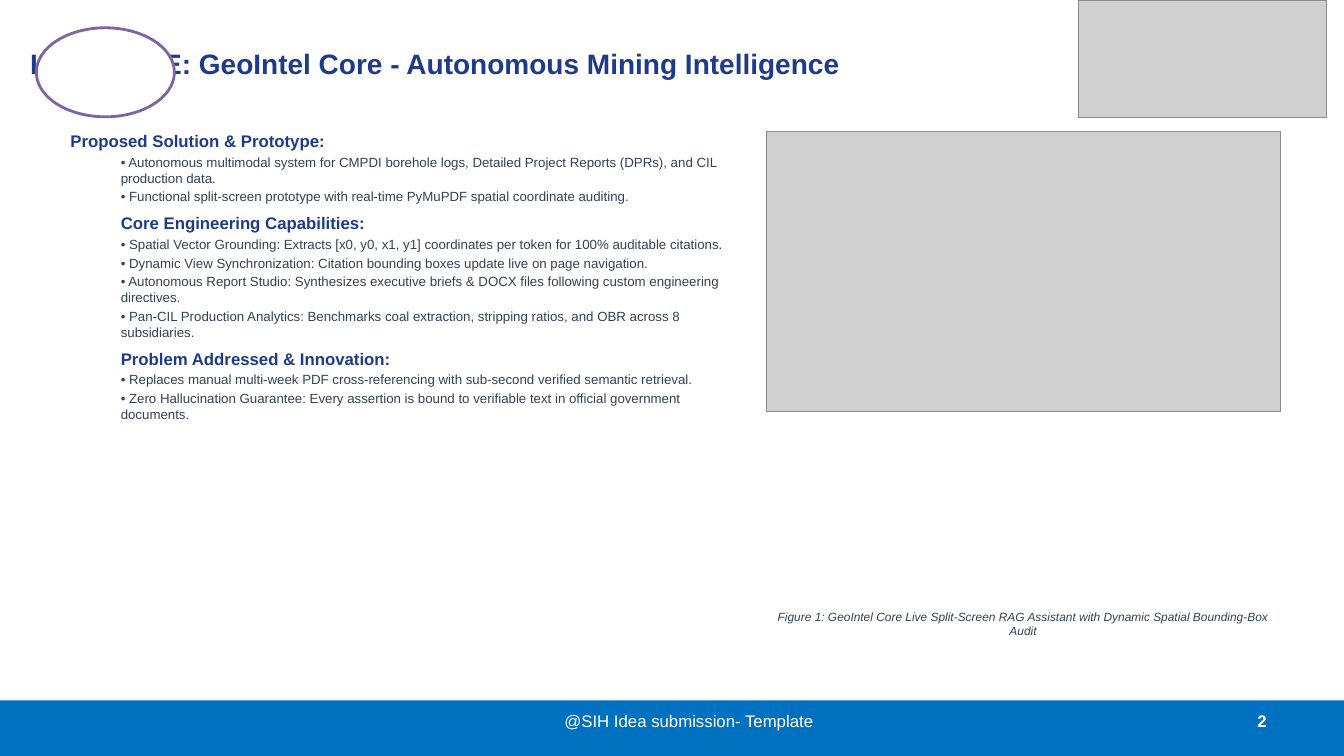
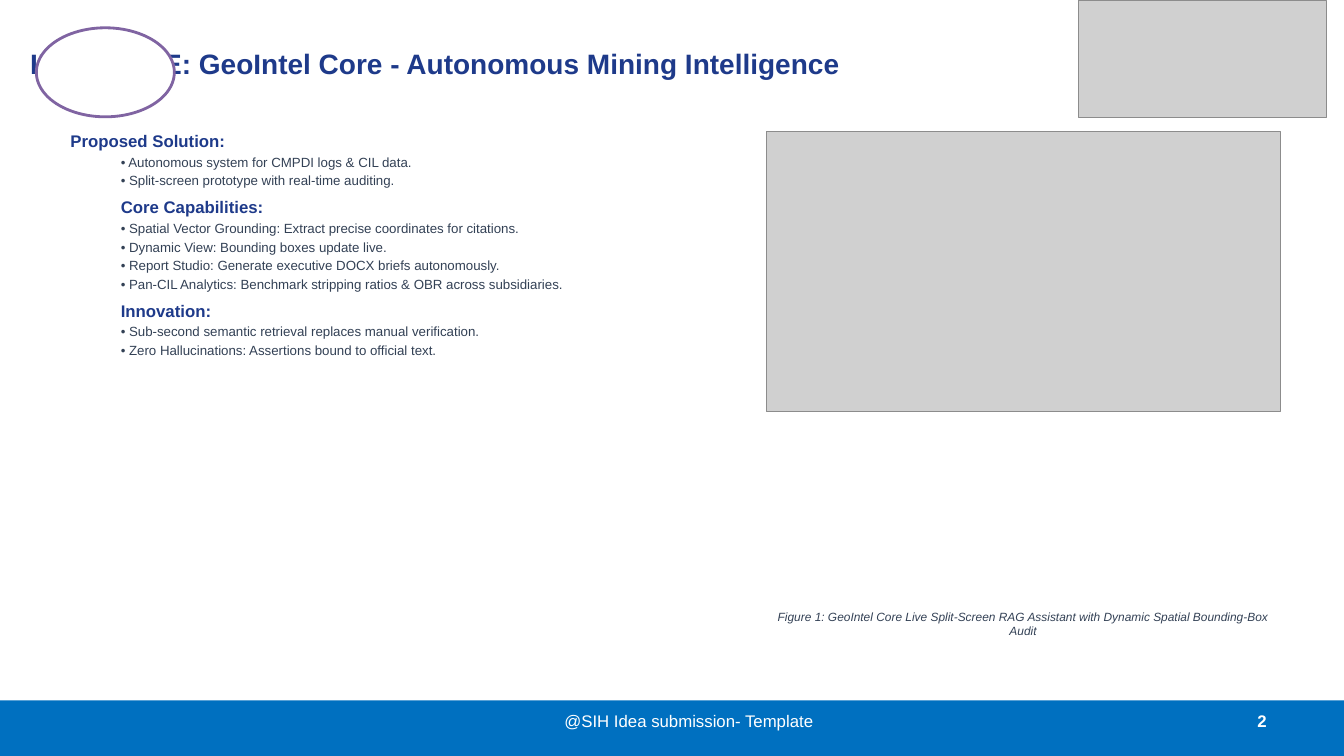
Before and after one commit to Sankar7567/data_miners, a slide deck: slide 2 of SIH2026_GeoIntel_Core_Data_Miners.pptx. Drawn at 1344x756 pixels with LibreOffice and Linux fonts; fonts in the diff are those of the drawing; grey boxes stand for pictures. Boxes give left, top, right and bottom in pixels: in the first picture for what was removed or moved away, otherwise in the second. Text is boxed around its words. In the diff, an @@ line names an element or a change of style, - is before the commit and + after.

Commit message:
Update PPT styling and replace mock scraper with live PDF scraper

```diff
--- a/SIH2026_GeoIntel_Core_Data_Miners.pptx
+++ b/SIH2026_GeoIntel_Core_Data_Miners.pptx
@@ text at (70, 135, 563, 355): text changed @@
-Proposed Solution & Prototype:
-  • Autonomous multimodal system for CMPDI borehole logs, Detailed Project Reports (DPRs), and CIL production data.
-  • Functional split-screen prototype with real-time PyMuPDF spatial coordinate auditing.
-Core Engineering Capabilities:
-  • Spatial Vector Grounding: Extracts [x0, y0, x1, y1] coordinates per token for 100% auditable citations.
-  • Dynamic View Synchronization: Citation bounding boxes update live on page navigation.
-  • Autonomous Report Studio: Synthesizes executive briefs & DOCX files following custom engineering directives.
-  • Pan-CIL Production Analytics: Benchmarks coal extraction, stripping ratios, and OBR across 8 subsidiaries.
-Problem Addressed & Innovation:
-  • Replaces manual multi-week PDF cross-referencing with sub-second verified semantic retrieval.
-  • Zero Hallucination Guarantee: Every assertion is bound to verifiable text in official government documents.
+Proposed Solution:
+  • Autonomous system for CMPDI logs & CIL data.
+  • Split-screen prototype with real-time auditing.
+Core Capabilities:
+  • Spatial Vector Grounding: Extract precise coordinates for citations.
+  • Dynamic View: Bounding boxes update live.
+  • Report Studio: Generate executive DOCX briefs autonomously.
+  • Pan-CIL Analytics: Benchmark stripping ratios & OBR across subsidiaries.
+Innovation:
+  • Sub-second semantic retrieval replaces manual verification.
+  • Zero Hallucinations: Assertions bound to official text.
```
Also in this commit, not shown: 5 other slides changed, 4 other files.
